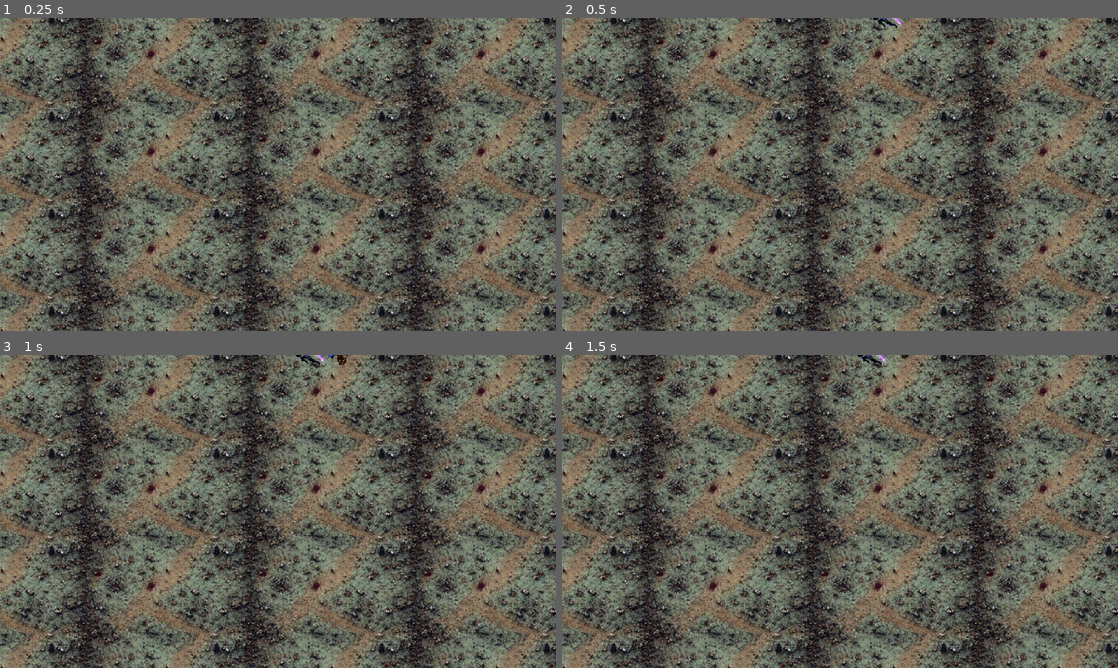
Above: before the commit, frames 1-4 (two rows, left to right).
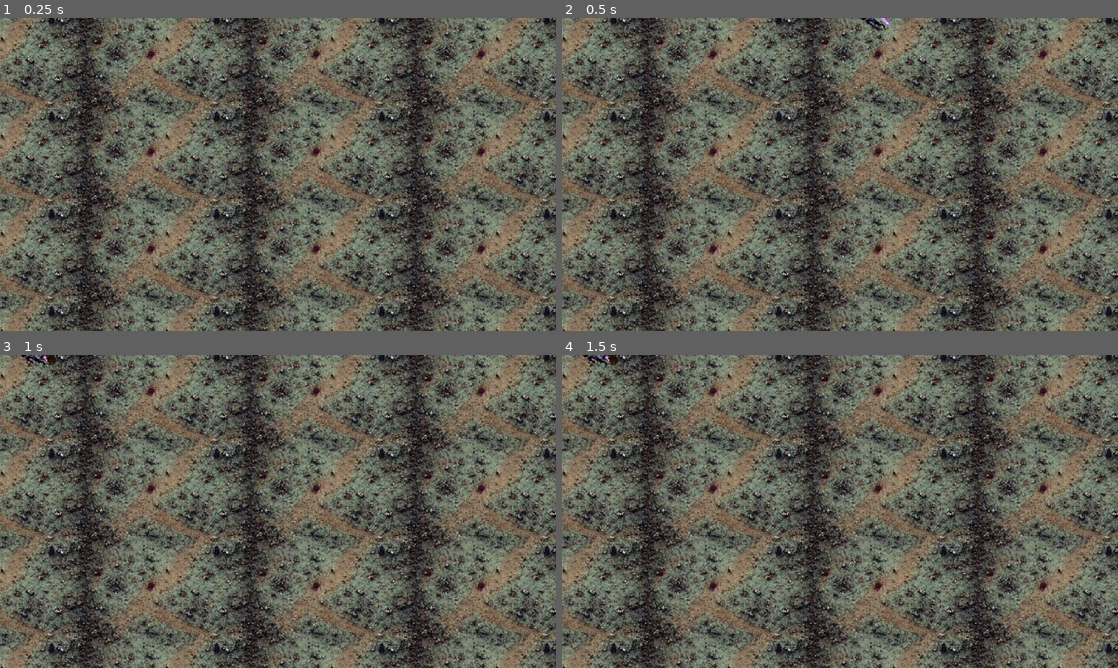
Above: after the commit, the same moments.

Repository: seancl8611/oathbound
Game: Godot game, scene res://Areas/Area1/Combat.tscn
The game is run twice, just before and just after one commit, with the same random seed, the same clock (stepped at 60 frames per second) and the same inputs. This scene is started directly instead of the project's main scene. Sound files missing from this copy of the repository are replaced by a short silence.
Inputs (mouse positions are in pixels of both pictures, inside the frame that each line leads up to):
- Up to frame 1 (0.25 s): no input
- Up to frame 2 (0.5 s): no input
- Up to frame 3 (1 s): tap Enter at 0.5 s; move the mouse to (400, 495) at 0.52 s; press the mouse at (400, 495) at 0.53 s; hold D (right) from 0.53 s (still down)
- Up to frame 4 (1.5 s): move the mouse to (728, 527) at 1.27 s; release D (right) at 1.28 s; release the mouse at (728, 527) at 1.28 s; hold S (down) from 1.28 s (still down); tap Space (dash) at 1.35 s

Frame 1 is identical in both runs. In frame 2, 0.1% of the frame differs, in the area x 53-61%, y 0-4%; in frame 3, 0.2%, in the area x 3-63%, y 0-4%; in frame 4, 0.2%.

Commit message:
Wire Hushiro combat scene to current spawner

Diff:
--- a/game/SurvivorsClone_Complete-main/Areas/Area1/Combat.tscn
+++ b/game/SurvivorsClone_Complete-main/Areas/Area1/Combat.tscn
@@ -2,7 +2,7 @@
 
 [ext_resource type="Script" path="res://Areas/Area1/HushiroCombatRoom.gd" id="1_6qnrf"]
 [ext_resource type="Texture2D" uid="uid://b6umklllf2jsl" path="res://Textures/dirt_full_new.png" id="2_2wlxx"]
-[ext_resource type="Script" path="res://Areas/Area1/EnemyEncounterSpawner.gd" id="5_0cb17"]
+[ext_resource type="Script" path="res://Areas/Area1/HushiroEncounterSpawner.gd" id="5_0cb17"]
 [ext_resource type="Script" path="res://Utility/RoomBounds.gd" id="7_qym0e"]
 [ext_resource type="PackedScene" uid="uid://c1sy2hkesodd" path="res://Areas/Area1/MistGate.tscn" id="7_rd5to"]
 [ext_resource type="Script" path="res://Utility/DamageNumberManager.gd" id="20_xw04x"]
